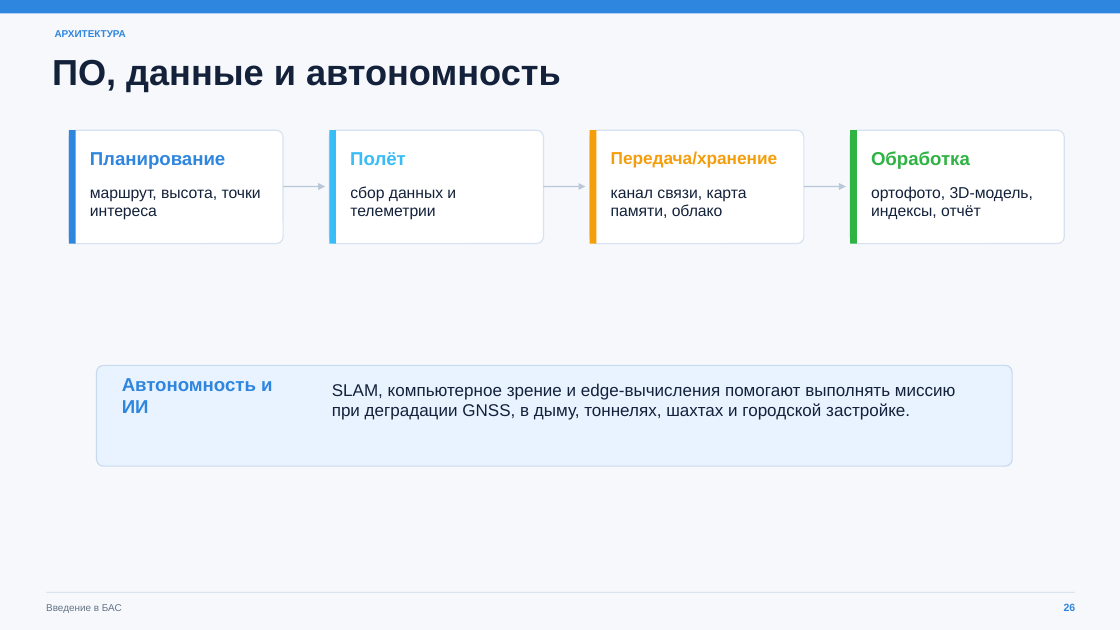
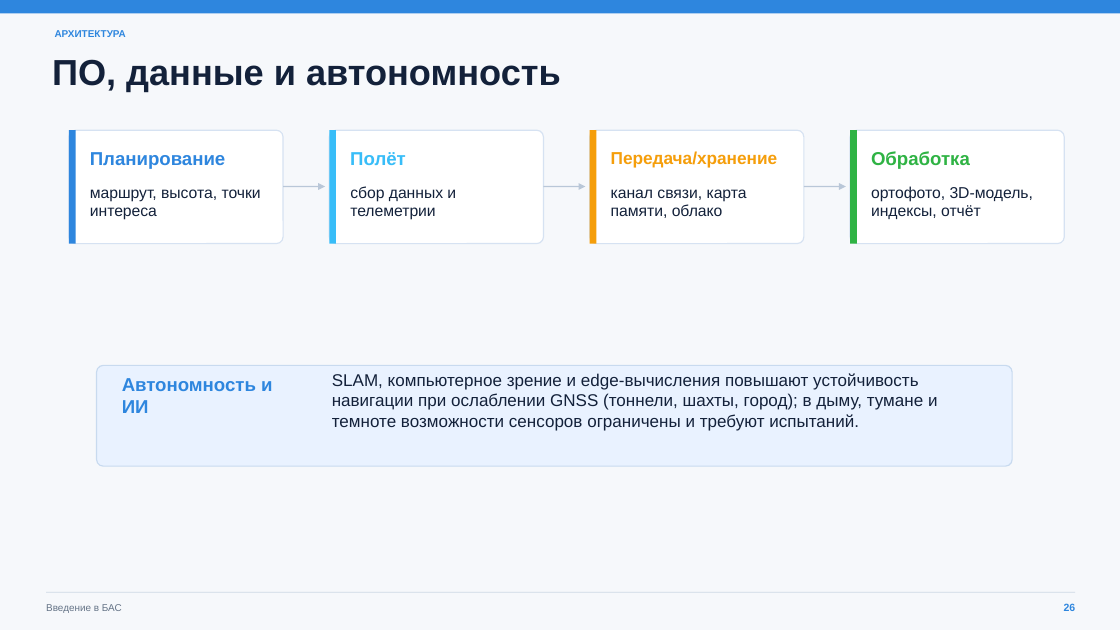
Before and after one commit to xMishelProo/BAS, a slide deck: slide 26 of Введение в БАС.pptx. Drawn at 1120x630 pixels with LibreOffice and Linux fonts; fonts in the diff are those of the drawing. Boxes give left, top, right and bottom in pixels: in the first picture for what was removed or moved away, otherwise in the second. Text is boxed around its words. In the diff, an @@ line names an element or a change of style, - is before the commit and + after.

```diff
--- a/Введение в БАС.pptx
+++ b/Введение в БАС.pptx
@@ text at (332,373,938,431): text changed @@
-SLAM, компьютерное зрение и edge-вычисления помогают выполнять миссию при деградации GNSS, в дыму, тоннелях, шахтах и городской застройке.
+SLAM, компьютерное зрение и edge-вычисления повышают устойчивость навигации при ослаблении GNSS (тоннели, шахты, город); в дыму, тумане и темноте возможности сенсоров ограничены и требуют испытаний.
```
Also in this commit, not shown: 3 other slides changed, 1 other file.
